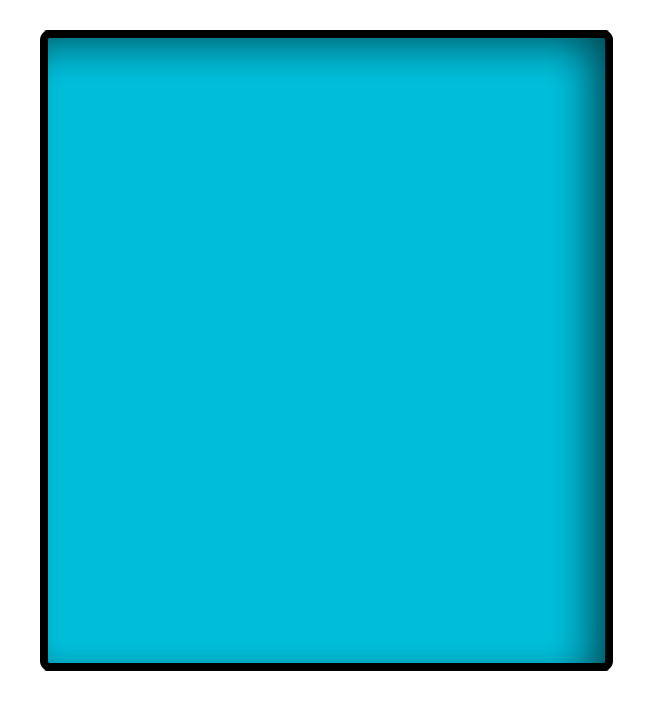
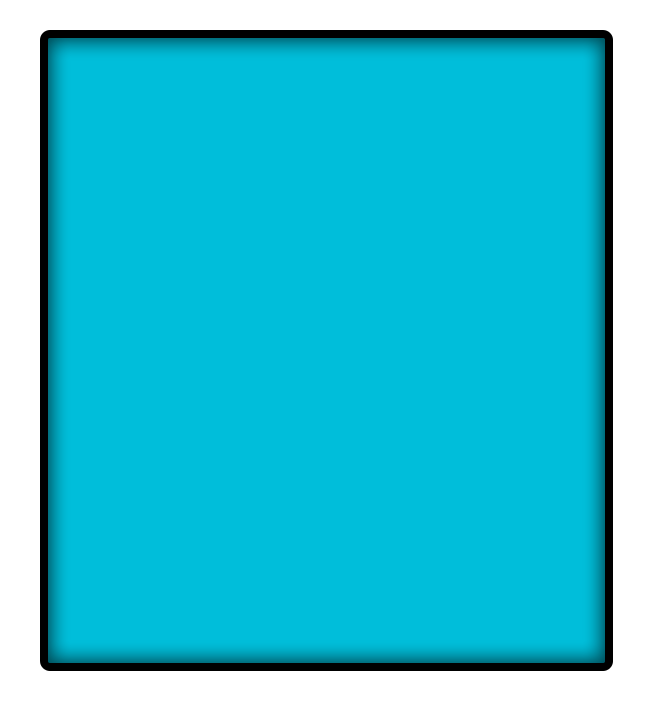
Layers edited between the first and the second 653 x 701 image:
hid "Rounded Rectangle 1 copy 2" over bbox(43, 30, 610, 671)
